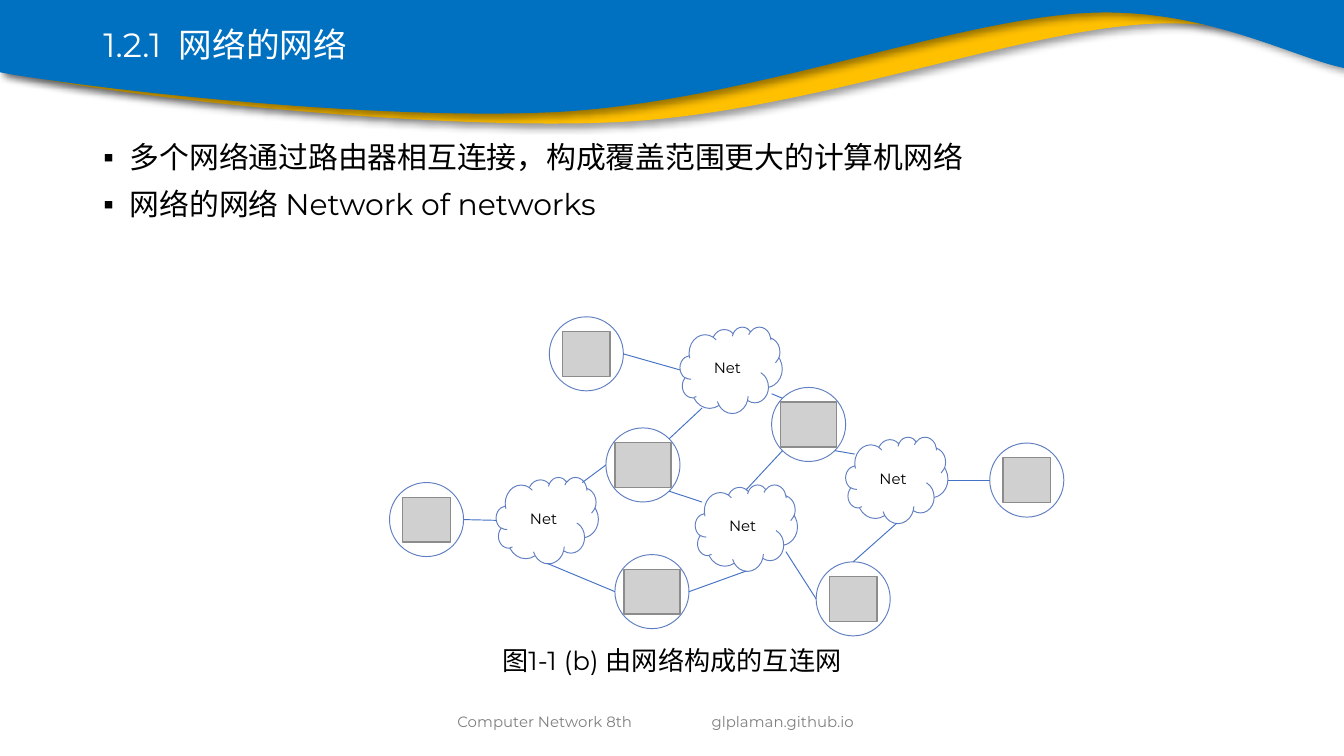
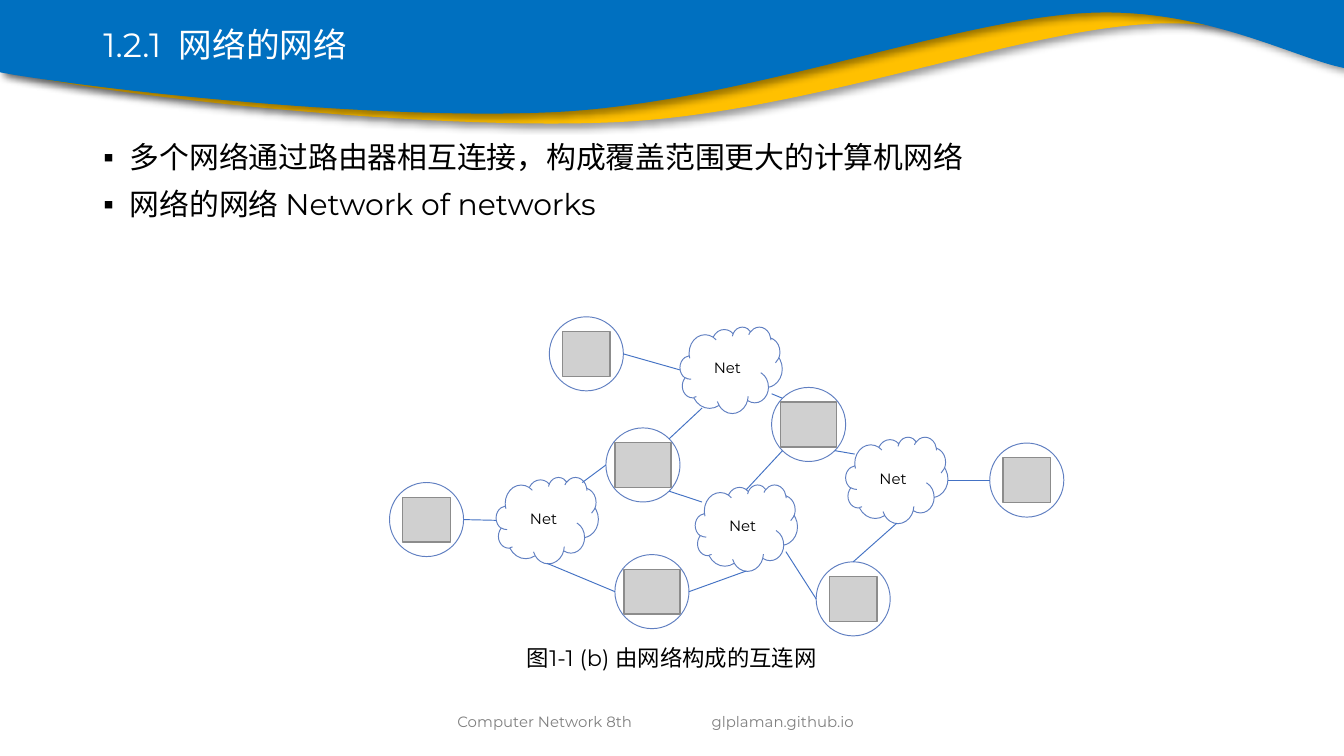
Before and after one commit to glplaman/glplaman.github.io, a slide deck: slide 15 of network/ppt/chap1.pptx. Drawn at 1344x756 pixels with LibreOffice and Linux fonts; fonts in the diff are those of the drawing; grey boxes stand for pictures; background and template pictures are left out. Boxes give left, top, right and bottom in pixels: in the first picture for what was removed or moved away, otherwise in the second. Text is boxed around its words. In the diff, an @@ line names an element or a change of style, - is before the commit and + after.

```diff
--- a/network/ppt/chap1.pptx
+++ b/network/ppt/chap1.pptx
@@ text "图1-1 (b) 由网络构成的互连网": place and size @@
-text "图1-1 (b) 由网络构成的互连网" at bbox=[502, 648, 842, 675]
+text "图1-1 (b) 由网络构成的互连网" at bbox=[527, 647, 816, 671]
@@ text "图1-1 (b) 由网络构成的互连网" at bbox=[527, 647, 816, 671]: size 14 to 12 pt @@
```
Also in this commit, not shown: 10 other slides changed, 1 slide removed, 1 other file.
